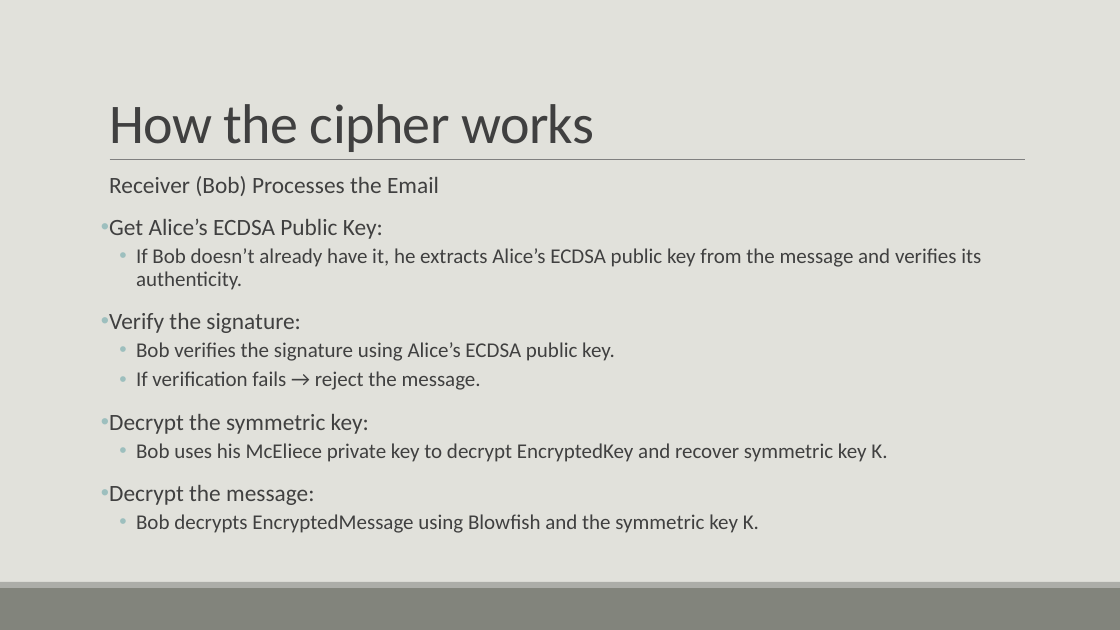
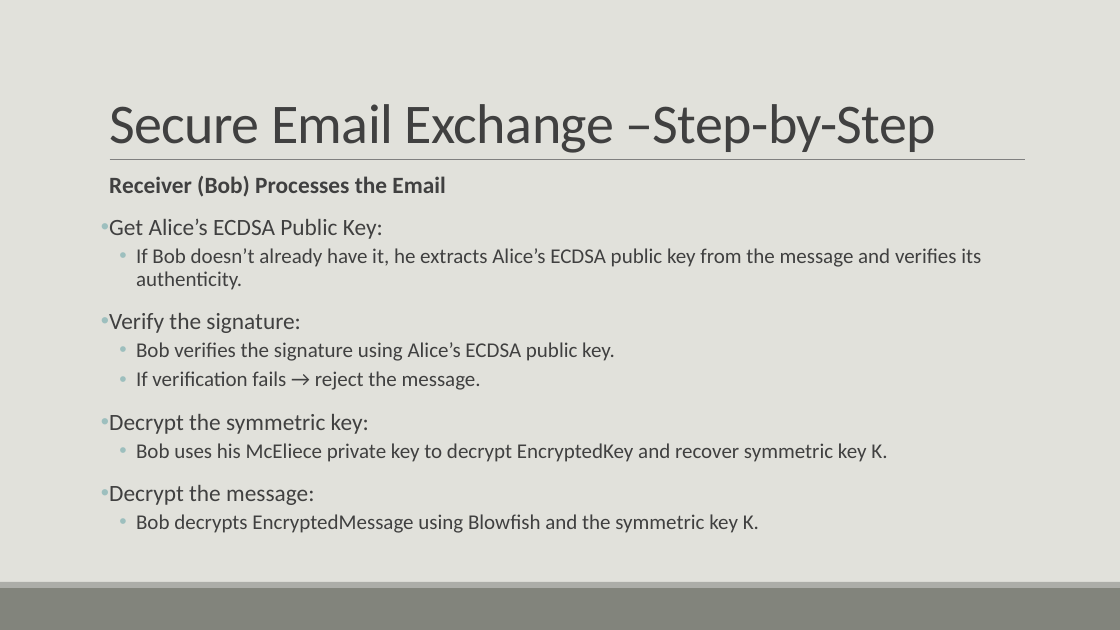
Before and after one commit to ShlomiFridman/CryptoProject2025, a slide deck: slide 5 of example.pptx (slide 6 before the commit). Drawn at 1120x630 pixels with LibreOffice and Linux fonts; fonts in the diff are those of the drawing. Boxes give left, top, right and bottom in pixels: in the first picture for what was removed or moved away, otherwise in the second. Text is boxed around its words. In the diff, an @@ line names an element or a change of style, - is before the commit and + after.

Commit message:
new ppt

```diff
--- a/example.pptx
+++ b/example.pptx
@@ title at (x1=109, y1=104, x2=936, y2=153): text changed @@
-How the cipher works
+Secure Email Exchange –Step-by-Step
@@ text at (x1=109, y1=176, x2=445, y2=197): bold on in "Receiver (Bob) Processes the Email" @@
```
Also in this commit, not shown: 1 other slide changed, 1 slide removed, 1 other file.
